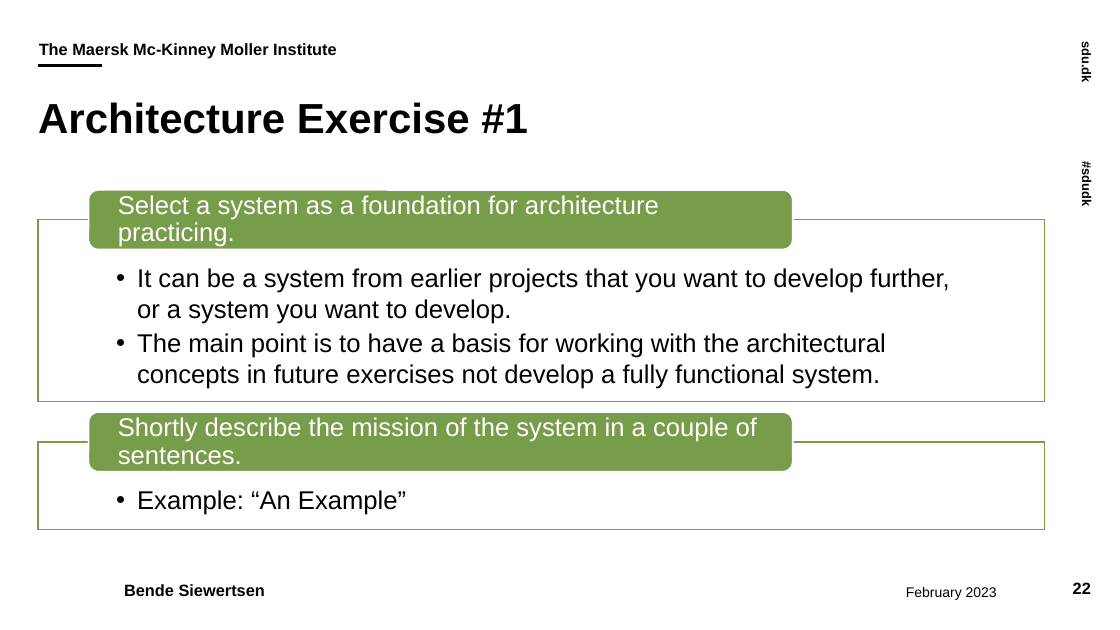
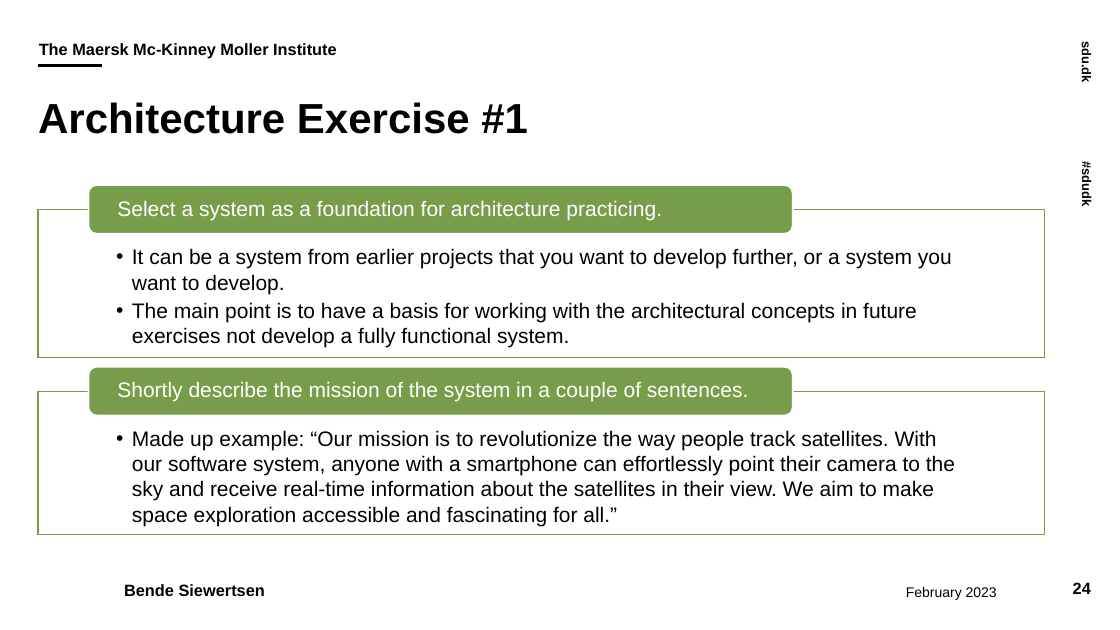
Before and after one commit to Vicle18/Master, a slide deck: slide 24 of kafka_intro/Exercise_2_presentation_kafka.pptx (slide 22 before the commit). Drawn at 1120x630 pixels with LibreOffice and Linux fonts; fonts in the diff are those of the drawing; background and template pictures are left out. Boxes give left, top, right and bottom in pixels: in the first picture for what was removed or moved away, otherwise in the second. Text is boxed around its words. In the diff, an @@ line names an element or a change of style, - is before the commit and + after.

```diff
--- a/kafka_intro/Exercise_2_presentation_kafka.pptx
+++ b/kafka_intro/Exercise_2_presentation_kafka.pptx
@@ text "It can be a system ...": place and size @@
-text "It can be a system ..." at <box>137,268,950,389</box>
+text "It can be a system ..." at <box>132,248,952,348</box>
@@ text "It can be a system ..." at <box>132,248,952,348</box>: size 22 to 18 pt; indent changed @@
@@ rectangle: place and size @@
-rectangle at <box>38,220,1044,402</box>
+rectangle at <box>38,209,1044,358</box>
@@ rounded rectangle: place and size @@
-rounded rectangle at <box>88,190,792,250</box>
+rounded rectangle at <box>88,185,792,234</box>
@@ text "Select a system as a ..." at <box>117,201,662,220</box>: size 22 to 18 pt; less space between paragraphs @@
@@ rounded rectangle: place and size @@
-rounded rectangle at <box>88,413,792,472</box>
+rounded rectangle at <box>88,367,792,416</box>
@@ text "Shortly describe the mission of ..." at <box>117,382,748,402</box>: size 22 to 18 pt; less space between paragraphs @@
@@ text "Shortly describe the mission of ...": place and size @@
-text "Shortly describe the mission of ..." at <box>118,417,757,465</box>
+text "Shortly describe the mission of ..." at <box>117,382,748,402</box>
@@ rectangle: place and size @@
-rectangle at <box>38,442,1044,529</box>
+rectangle at <box>38,392,1044,535</box>
@@ text added at <box>132,430,955,526</box>, 18 pt, text #000000 @@
+  • Made up example: “Our mission is to revolutionize the way people track satellites. With our software system, anyone with a smartphone can effortlessly point their camera to the sky and receive real-time information about the satellites in their view. We aim to make space exploration accessible and fascinating for all.”
@@ text removed at <box>137,490,406,515</box> @@
-  • Example: “An Example”
@@ page number at <box>1073,582,1091,594</box>: text changed @@
-22
+24
```
Also in this commit, not shown: 2 other slides changed, 2 slides added, 22 other files.
